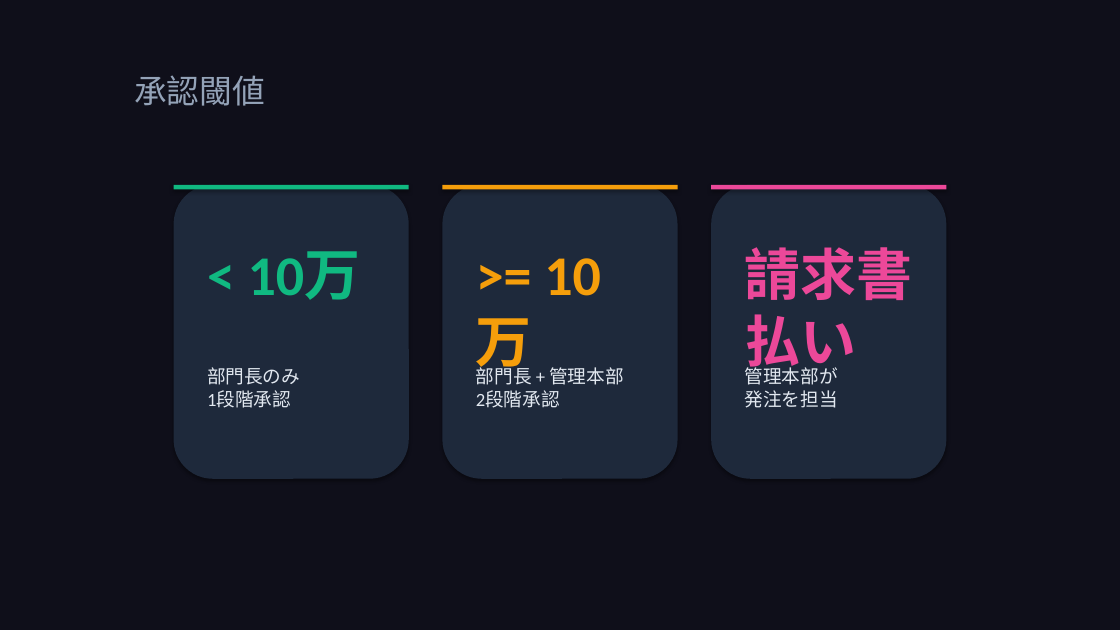
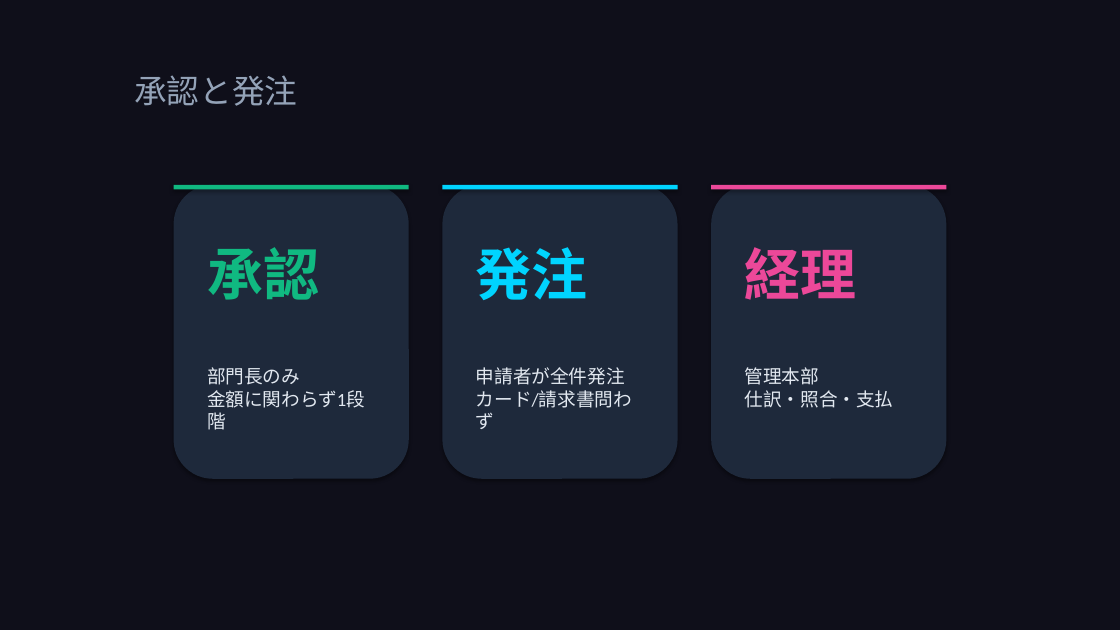
Before and after one commit to takeshiizawa123/next-procurement-poc, a slide deck: slide 12 of docs/operational-guide.pptx. Drawn at 1120x630 pixels with LibreOffice and Linux fonts; fonts in the diff are those of the drawing. Boxes give left, top, right and bottom in pixels: in the first picture for what was removed or moved away, otherwise in the second. Text is boxed around its words. In the diff, an @@ line names an element or a change of style, - is before the commit and + after.

```diff
--- a/docs/operational-guide.pptx
+++ b/docs/operational-guide.pptx
@@ text at (134,75,297,106): text changed @@
-承認閾値
+承認と発注
@@ rectangle at (443,185,678,190): fill #F59E0B to #00D4FF @@
@@ text at (207,247,319,300): text changed @@
-< 10万
+承認
@@ text at (476,247,588,300): text changed; text colour #F59E0B to #00D4FF @@
->= 10万
+発注
@@ text at (745,247,857,300): text changed @@
-請求書払い
+経理
@@ text at (207,367,365,408): text changed @@
-部門長のみ
-1段階承認
+部門長のみ
+金額に関わらず1段階
@@ text at (476,367,632,429): text changed @@
-部門長 + 管理本部
-2段階承認
+申請者が全件発注
+カード/請求書問わず
@@ text at (745,367,894,408): text changed @@
-管理本部が
-発注を担当
+管理本部
+仕訳・照合・支払
```
Also in this commit, not shown: 9 other slides changed, 1 slide removed, 5 other files.
